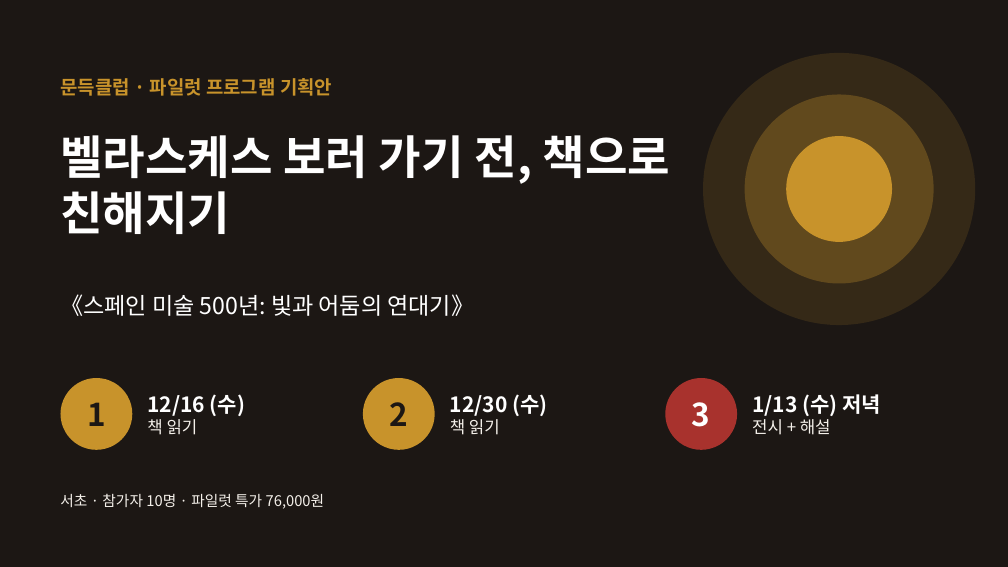
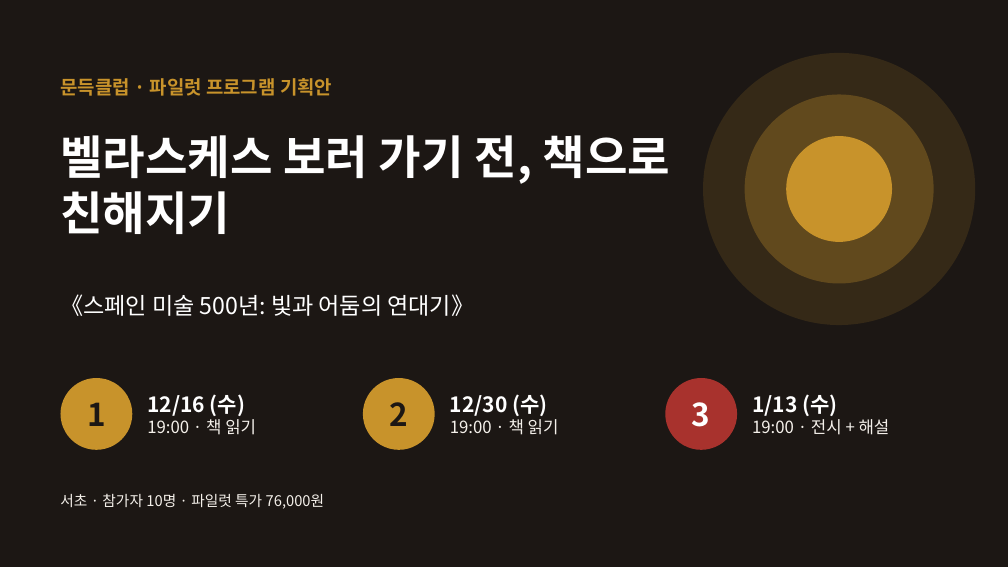
Before and after one commit to hyunjuwork-7923/-, a slide deck: slide 1 of deck/readon_spain_art_club_v10.pptx. Drawn at 1008x567 pixels with LibreOffice and Linux fonts; fonts in the diff are those of the drawing. Boxes give left, top, right and bottom in pixels: in the first picture for what was removed or moved away, otherwise in the second. Text is boxed around its words. In the diff, an @@ line names an element or a change of style, - is before the commit and + after.

```diff
--- a/deck/readon_spain_art_club_v10.pptx
+++ b/deck/readon_spain_art_club_v10.pptx
@@ text at <box>147,419,256,435</box>: text changed @@
-책 읽기
+19:00 · 책 읽기
@@ text at <box>450,419,559,435</box>: text changed @@
-책 읽기
+19:00 · 책 읽기
@@ text at <box>752,394,890,435</box>: text changed; size 20 to 16 pt; text colour #FFFFFF to #F4F0EA; bold off @@
-1/13 (수) 저녁
-전시 + 해설
+1/13 (수)
+19:00 · 전시 + 해설
```
Also in this commit, not shown: 3 other slides changed, 2 other files.
